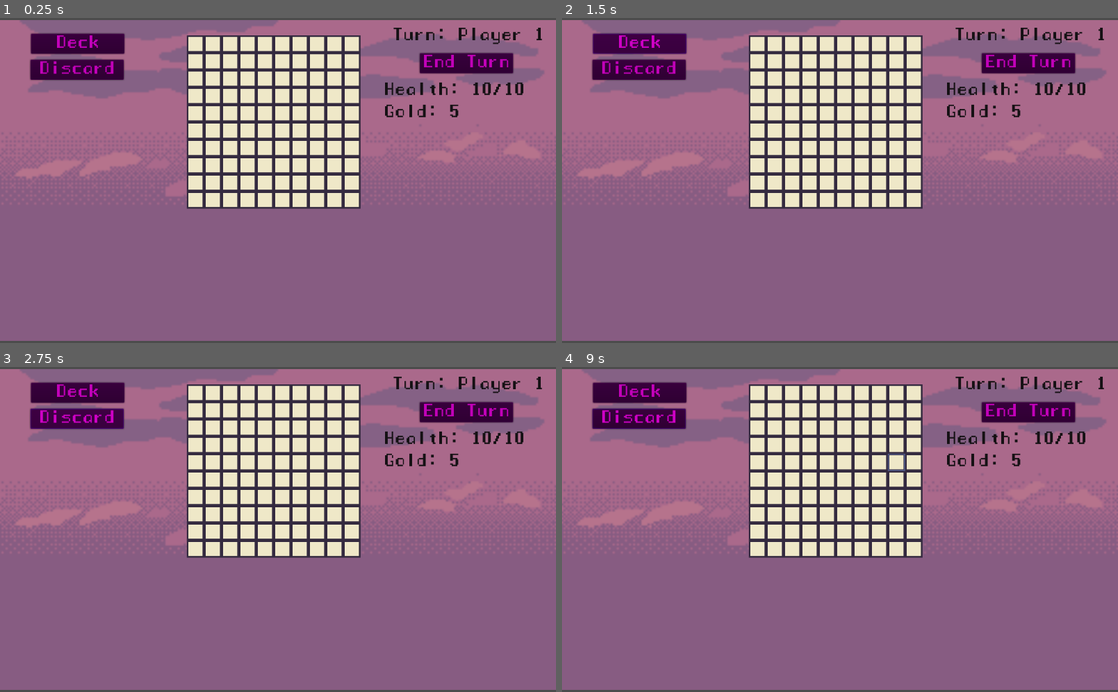
Above: before the commit, frames 1-4 (two rows, left to right).
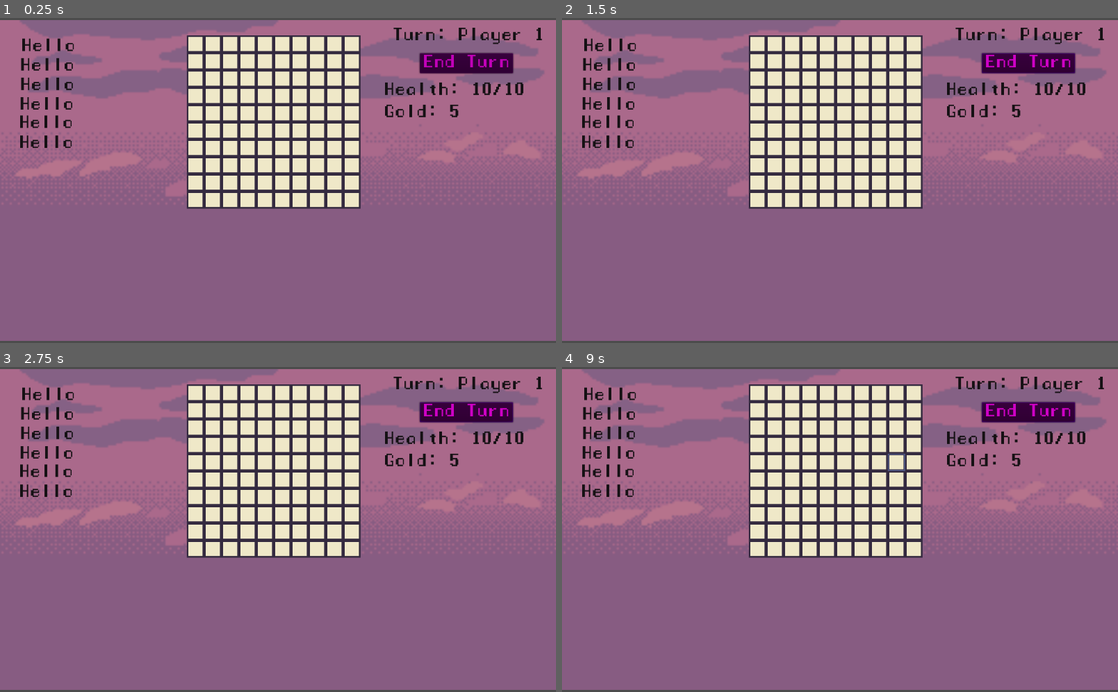
Above: after the commit, the same moments.

Repository: Valentino-02/Tactical-Game
Game: Godot game, scene res://src/battle/scenes/BattleScreen.tscn
The game is run twice, just before and just after one commit, with the same random seed, the same clock (stepped at 60 frames per second) and the same inputs. The project has no main scene, so this scene is started directly.
Inputs (mouse positions are in pixels of both pictures, inside the frame that each line leads up to):
- Up to frame 1 (0.25 s): no input
- Up to frame 2 (1.5 s): click "End Turn" at 0.5 s; click (639, 44) at 1.25 s, where only the run before the commit has a clickable "Deck"
- Up to frame 3 (2.75 s): click (77, 419) at 2 s, where only the run before the commit has a clickable "Discard"
- Up to frame 4 (9 s): click "End Turn" at 2.75 s; click (639, 393) at 3.5 s, where only the run before the commit has a clickable "Deck"; click (639, 419) at 4.25 s, where only the run before the commit has a clickable "Discard"; click "End Turn" at 5 s; click (639, 393) at 5.75 s, where only the run before the commit has a clickable "Deck"; click (639, 419) at 6.5 s, where only the run before the commit has a clickable "Discard"; tap Enter at 7.25, 8.75 s; move the mouse to (962, 513) at 7.27 s; click (962, 513) at 7.42 s; tap Space at 8 s; move the mouse to (728, 545) at 8.02 s; click (728, 545) at 8.17 s; move the mouse to (895, 458) at 8.77 s; click (895, 458) at 8.92 s

The runs differ from the first frame. In frame 1, 2.9% of the frame differs, in the area x 3-23%, y 4-40%; in frame 2, 2.9%, in the area x 3-93%, y 4-40%; in frame 3, 2.9%; in frame 4, 2.9%.
Error in both runs: Invalid get index 'MAP_SIZE' (on base: 'Nil'). (res://src/battle/scenes/battle_screen.gd:22)

Commit message:
battle playable

Diff:
--- a/src/battle/scenes/AvatarUnit.tscn
+++ b/src/battle/scenes/AvatarUnit.tscn
@@ -22,6 +22,15 @@
 [node name="AvatarUnit" type="Node2D"]
 script = ExtResource( 1 )
 
+[node name="ColorRect" type="ColorRect" parent="."]
+margin_left = -7.0
+margin_top = 5.0
+margin_right = 6.0
+margin_bottom = 11.0
+__meta__ = {
+"_edit_use_anchors_": false
+}
+
 [node name="AnimatedSprite" type="AnimatedSprite" parent="."]
 frames = SubResource( 3 )
 animation = "idle"
--- a/src/battle/scenes/BattleScreen.tscn
+++ b/src/battle/scenes/BattleScreen.tscn
@@ -141,30 +141,6 @@
 "_edit_use_anchors_": false
 }
 
-[node name="Deck" type="Button" parent="."]
-modulate = Color( 0.866667, 0.00784314, 0.827451, 1 )
-margin_left = -287.0
-margin_top = -3.0
-margin_right = -115.0
-margin_bottom = 34.0
-custom_fonts/font = ExtResource( 8 )
-text = "Deck"
-__meta__ = {
-"_edit_use_anchors_": false
-}
-
-[node name="Discard" type="Button" parent="."]
-modulate = Color( 0.866667, 0.00784314, 0.827451, 1 )
-margin_left = -288.0
-margin_top = 45.0
-margin_right = -116.0
-margin_bottom = 82.0
-custom_fonts/font = ExtResource( 8 )
-text = "Discard"
-__meta__ = {
-"_edit_use_anchors_": false
-}
-
 [node name="Turn" type="Label" parent="."]
 modulate = Color( 0.0862745, 0.0705882, 0.0823529, 1 )
 margin_left = 379.0
@@ -205,6 +181,85 @@
 position = Vector2( -304, 376 )
 script = ExtResource( 9 )
 
+[node name="Display" type="Control" parent="."]
+margin_left = -313.0
+margin_top = 1.0
+margin_right = -38.0
+margin_bottom = 308.0
+__meta__ = {
+"_edit_use_anchors_": false
+}
+
+[node name="UnitName" type="Label" parent="Display"]
+modulate = Color( 0.0862745, 0.0705882, 0.0823529, 1 )
+margin_left = 8.0
+margin_top = 5.0
+margin_right = 288.0
+margin_bottom = 36.0
+custom_fonts/font = ExtResource( 8 )
+text = "Hello"
+__meta__ = {
+"_edit_use_anchors_": false
+}
+
+[node name="Health" type="Label" parent="Display"]
+modulate = Color( 0.0862745, 0.0705882, 0.0823529, 1 )
+margin_left = 6.0
+margin_top = 41.0
+margin_right = 286.0
+margin_bottom = 72.0
+custom_fonts/font = ExtResource( 8 )
+text = "Hello"
+__meta__ = {
+"_edit_use_anchors_": false
+}
+
+[node name="Damage" type="Label" parent="Display"]
+modulate = Color( 0.0862745, 0.0705882, 0.0823529, 1 )
+margin_left = 6.0
+margin_top = 77.0
+margin_right = 286.0
+margin_bottom = 108.0
+custom_fonts/font = ExtResource( 8 )
+text = "Hello"
+__meta__ = {
+"_edit_use_anchors_": false
+}
+
+[node name="Defence" type="Label" parent="Display"]
+modulate = Color( 0.0862745, 0.0705882, 0.0823529, 1 )
+margin_left = 5.0
+margin_top = 113.0
+margin_right = 285.0
+margin_bottom = 144.0
+custom_fonts/font = ExtResource( 8 )
+text = "Hello"
+__meta__ = {
+"_edit_use_anchors_": false
+}
+
+[node name="Range" type="Label" parent="Display"]
+modulate = Color( 0.0862745, 0.0705882, 0.0823529, 1 )
+margin_left = 4.0
+margin_top = 147.0
+margin_right = 284.0
+margin_bottom = 178.0
+custom_fonts/font = ExtResource( 8 )
+text = "Hello"
+__meta__ = {
+"_edit_use_anchors_": false
+}
+
+[node name="Movement" type="Label" parent="Display"]
+modulate = Color( 0.0862745, 0.0705882, 0.0823529, 1 )
+margin_left = 4.0
+margin_top = 184.0
+margin_right = 284.0
+margin_bottom = 215.0
+custom_fonts/font = ExtResource( 8 )
+text = "Hello"
+__meta__ = {
+"_edit_use_anchors_": false
+}
+
 [connection signal="pressed" from="EndTurn" to="." method="_on_EndTurn_pressed"]
-[connection signal="pressed" from="Deck" to="." method="_on_Deck_pressed"]
-[connection signal="pressed" from="Discard" to="." method="_on_Discard_pressed"]
--- a/src/battle/scenes/avatar_unit.gd
+++ b/src/battle/scenes/avatar_unit.gd
@@ -2,10 +2,15 @@
 
 
 var has_acted setget set_has_acted
+var player_id
 var info
 
 func _ready():
-	pass
+	if player_id == 1:
+		$ColorRect.modulate = Color(0.2, 0.2, 0.8)
+	if player_id == 2:
+		$ColorRect.modulate = Color(0.8, 0.2, 0.2)
+
 
 func update_texture(texture: Texture):
 	var reference_frames: SpriteFrames = $AnimatedSprite.frames
@@ -29,6 +34,8 @@
 func set_has_acted(value):
 	has_acted = value
 	if has_acted:
+		print("has_acted")
 		modulate = Color(0.5, 0.5, 0.5)
 	if !has_acted:
+		print("has_not_acted")
 		modulate = Color(1, 1, 1)
--- a/src/battle/scenes/battle_screen.gd
+++ b/src/battle/scenes/battle_screen.gd
@@ -32,15 +32,44 @@
 	if _is(S.card_selected):
 		_selected_card.global_position = mouse_pos + _selected_card_offset
 
+	if is_mouse_on_map and battle_manager.GRID.has_unit(mouse_tile_pos):
+		var unit
+		if unit != battle_manager.GRID.get_unit(mouse_tile_pos):
+			unit = battle_manager.GRID.get_unit(mouse_tile_pos)
+			$Display/Damage.text = str("Damage: ",unit._damage)
+			$Display/Defence.text = str("Defence: ",unit._defence)
+			$Display/Health.text = str("Health: ",unit.health)
+			$Display/Movement.text = str("Movement: ",unit._movement)
+			$Display/Range.text = str("Range: ",unit._min_range,"/",unit._max_range)
+			$Display/UnitName.text = str("Name: ",unit._name)
+	if is_mouse_on_map and !battle_manager.GRID.has_unit(mouse_tile_pos):
+			$Display/Damage.text = str("Damage: ")
+			$Display/Defence.text = str("Defence: ")
+			$Display/Health.text = str("Helath: ")
+			$Display/Movement.text = str("Movement: ")
+			$Display/Range.text = str("Range: ")
+			$Display/UnitName.text = str("Name: ")
+
 	if event is InputEventMouseButton:
 		if event.button_index == BUTTON_LEFT:
 
 			if event.pressed:
+				if _is(S.selecting_target):
+					if mouse_tile_pos == _selected_unit.pos:
+						_selected_unit.has_acted = true
+						_go(S.idle)
+					elif mouse_tile_pos in _attack_tiles and battle_manager.GRID.has_unit(mouse_tile_pos):
+						var unit = battle_manager.GRID.get_unit(mouse_tile_pos)
+						if unit._player_id != _selected_unit._player_id:
+							battle_manager.attack(_selected_unit.pos, mouse_tile_pos)
+							_selected_unit.has_acted = true
+							_go(S.idle)
+
 				if _is(S.moving_unit):
 					if mouse_tile_pos == _selected_unit.pos:
 						_go(S.selecting_target)
 					elif mouse_tile_pos in _move_tiles:
-						_move_unit(mouse_tile_pos)
+						battle_manager.move_unit(_selected_unit.pos, mouse_tile_pos)
 						_go(S.selecting_target)
 					else:
 						_go(S.idle)
@@ -49,22 +78,17 @@
 					if is_mouse_on_map:
 						if battle_manager.GRID.has_unit(mouse_tile_pos):
 							var unit = battle_manager.GRID.get_unit(mouse_tile_pos)
-							if !unit.has_acted:
+							if !unit.has_acted and unit._player_id == battle_manager._player_on_turn._player_id:
 								_selected_unit = unit
 								_go(S.moving_unit)
 
 			else:
 				if _is(S.card_selected):
 					if is_mouse_on_map and !battle_manager.GRID.is_ocupied(mouse_tile_pos):
-						_play_card(mouse_tile_pos)
+						battle_manager.play_card(_selected_card, mouse_tile_pos)
 						_go(S.idle)
 					_go(S.idle)
 
-func _play_card(mouse_tile_pos):
-	battle_manager.play_card(_selected_card, mouse_tile_pos)
-
-func _move_unit(to: Vector2):
-	battle_manager.move_unit(_selected_unit.pos, to)
 
 func set_is_mouse_on_map(value):
 	is_mouse_on_map = value
@@ -135,8 +159,8 @@
 func _connect_signals() -> void:
 	battle_manager._player_1.connect("card_drawn", self, "_on_card_drawn")
 	battle_manager._player_2.connect("card_drawn", self, "_on_card_drawn")
-	battle_manager._player_1.connect("card_discarded", self, "_on_card_discarded")
-	battle_manager._player_2.connect("card_discarded", self, "_on_card_discarded")
+	battle_manager._player_1.connect("card_used", self, "_on_card_used")
+	battle_manager._player_2.connect("card_used", self, "_on_card_used")
 	battle_manager._player_1.connect("health_changed", self, "_on_health_changed")
 	battle_manager._player_2.connect("health_changed", self, "_on_health_changed")
 	battle_manager._player_1.connect("gold_changed", self, "_on_gold_changed")
@@ -147,11 +171,13 @@
 		card.connect("card_clicked", self, "_on_card_clicked")
 	battle_manager.connect("unit_added", board, "_on_unit_added")
 	battle_manager.connect("unit_moved", board, "_on_unit_moved")
+	battle_manager.connect("unit_died", board, "_on_unit_died")
+	battle_manager.connect("unit_has_acted", board, "_on_unit_has_acted")
 
 func _on_card_drawn(card) -> void:
 	hand.add_card(card)
 
-func _on_card_discarded(card) -> void:
+func _on_card_used(card) -> void:
 	hand.remove_card(card)
 
 func _on_health_changed(value) -> void:
@@ -162,19 +188,8 @@
 
 func _on_EndTurn_pressed():
 	battle_manager.change_turn()
+	_go(S.idle)
 	$Turn.text = str(battle_manager._player_on_turn)
-
-func _on_Deck_pressed():
-	if battle_manager.player_on_turn == 1:
-		print(battle_manager._player_1._deck)
-	if battle_manager.player_on_turn == 2:
-		print(battle_manager._player_2._deck)
-
-func _on_Discard_pressed():
-	if battle_manager.player_on_turn == 1:
-		print(battle_manager._player_1._discard_deck)
-	if battle_manager.player_on_turn == 2:
-		print(battle_manager._player_2._discard_deck)
 
 func _on_card_entered(card):
 	if _is(S.idle):
--- a/src/battle/scenes/board.gd
+++ b/src/battle/scenes/board.gd
@@ -32,7 +32,7 @@
 			attack.set_cellv(tile, 0)
 
 func set_tile_hovered(value):
-	if tile_hovered != value:
+	if tile_hovered != value and tile_hovered != null:
 		if !owner.is_mouse_on_map and value in map.get_used_cells():
 			owner.is_mouse_on_map = true
 		if owner.is_mouse_on_map and not value in map.get_used_cells():
@@ -45,8 +45,9 @@
 
 func _on_unit_added(unit):
 	var avatar_unit = _avatar_unit.instance()
+	avatar_unit.name = str(unit.pos)
+	avatar_unit.player_id = unit._player_id
 	avatar_holder.add_child(avatar_unit)
-	avatar_unit.name = str(unit.pos)
 	var offset = map.get_cell_size()/2
 	avatar_unit.position = map.map_to_world(unit.pos) + offset
 
@@ -54,3 +55,13 @@
 	var avatar = avatar_holder.get_node(str(from))
 	avatar.position += map.map_to_world(to - from)
 	avatar.name = str(to)
+
+func _on_unit_died(unit):
+	var dead_avatar = avatar_holder.get_node(str(unit.pos))
+	avatar_holder.remove_child(dead_avatar)
+	dead_avatar.queue_free()
+
+func _on_unit_has_acted(has, unit):
+	print("oi")
+	var avatar = avatar_holder.get_node(str(unit.pos))
+	avatar.has_acted = has
--- a/src/battle/systems/battle_manager.gd
+++ b/src/battle/systems/battle_manager.gd
@@ -2,14 +2,18 @@
 class_name BattleManager
 
 const GRID = preload("res://src/battle/systems/grid.tres")
-const MAP_SIZE = Vector2(10, 10)
+const MAP_SIZE := Vector2(10, 10)
 
 signal unit_added(unit)
 signal unit_moved(from, to)
+signal unit_died(unit)
+signal unit_has_acted(has, unit)
 
-var _player_1
-var _player_2
-var _player_on_turn
+var _player_1: Player
+var _player_2: Player
+var _player_on_turn: Player
+var _player_1_units: Array
+var _player_2_units: Array
 
 
 func _init(deck_1, deck_2):
@@ -22,10 +26,14 @@
 		_player_on_turn = _player_2
 		_player_1.end_turn()
 		_player_2.start_turn()
+		for unit in _player_2_units:
+			unit.has_acted = false
 	elif _player_on_turn == _player_2:
 		_player_on_turn = _player_1
 		_player_2.end_turn()
 		_player_1.start_turn()
+		for unit in _player_1_units:
+			unit.has_acted = false
 
 func play_card(card, pos: Vector2)-> void:
 	var player_id = card.player_id
@@ -34,7 +42,12 @@
 
 	if card.info._type == "unit":
 		var unit = Unit.new(card.info._info_array, pos, player_id)
+		unit.card_reference_name = card.name
 		GRID.add_unit(unit, pos)
+		if player_id == 1: _player_1_units.append(unit)
+		if player_id == 2: _player_2_units.append(unit)
+		unit.connect("died", self, "_on_unit_died")
+		unit.connect("has_acted", self, "_on_unit_has_acted")
 		emit_signal("unit_added", unit)
 
 func move_unit(from: Vector2, to: Vector2) -> void:
@@ -46,6 +59,23 @@
 func attack(attacker_pos, defender_pos) -> void:
 	var attacker = GRID.get_unit(attacker_pos)
 	var defender =  GRID.get_unit(defender_pos)
-	assert(attacker.player != defender.player,
+	assert(attacker._player_id != defender._player_id,
 		"attacker %s and defender %s are from the same team" %[attacker, defender])
 	defender.receive_attack(attacker)
+
+
+func _on_unit_died(unit):
+	emit_signal("unit_died", unit)
+	print(GRID.has_unit(unit.pos))
+	GRID.remove_unit(unit.pos)
+	print(GRID.has_unit(unit.pos))
+	if unit._player_id == 1:
+		_player_1_units.erase(unit)
+		_player_1.return_card(unit.card_reference_name)
+	if unit._player_id == 2:
+		_player_2_units.erase(unit)
+		_player_2.return_card(unit.card_reference_name)
+	unit.queue_free()
+
+func _on_unit_has_acted(has, unit):
+	emit_signal("unit_has_acted",has, unit)
--- a/src/battle/systems/grid.gd
+++ b/src/battle/systems/grid.gd
@@ -39,7 +39,7 @@
 	assert(is_in_grid(pos), "%s is not part of the grid" %pos)
 	assert(has_unit(pos), "%s doesnt have a unit" %pos)
 	grid[_str(pos)].unit = null
-	grid[_str(pos)].walkable = true
+	grid[_str(pos)].ocupied = false
 
 func get_unit(pos: Vector2) -> Unit:
 	assert(is_in_grid(pos), "%s is not part of the grid" %pos)
--- a/src/battle/systems/player.gd
+++ b/src/battle/systems/player.gd
@@ -3,7 +3,7 @@
 
 
 signal card_drawn(card)
-signal card_discarded(card)
+signal card_used(card)
 signal health_changed(value)
 signal gold_changed(value)
 
@@ -16,6 +16,7 @@
 var _deck := []
 var _discard_deck := []
 var _hand := []
+var _void_deck := []
 var _player_id
 
 
@@ -48,15 +49,15 @@
 		_hand.append(card)
 		emit_signal("card_drawn", card)
 
-func discard(card) -> void:
+func void_card(card) -> void:
 	assert(_hand.has(card), "%s not in hand" %card)
 	_hand.erase(card)
-	_discard_deck.append(card)
-	emit_signal("card_discarded", card)
+	_void_deck.append(card)
+	emit_signal("card_used", card)
 
 func discard_hand() -> void:
 	for card in _hand:
-		emit_signal("card_discarded", card)
+		emit_signal("card_used", card)
 	_discard_deck.append_array(_hand.duplicate())
 	_hand.clear()
 
@@ -65,10 +66,16 @@
 	_deck.shuffle()
 	_discard_deck.clear()
 
+func return_card(card_name) -> void:
+	for card in _void_deck:
+		if card.name == card_name:
+			_void_deck.erase(card)
+			_discard_deck.append(card)
+
 func play_card(card) -> void:
 	assert(_hand.has(card), "%s not in hand" %card)
 	assert(card.info._cost <= gold, "not enough gold to play %s" %card)
-	discard(card)
+	void_card(card)
 	self.gold -= card.info._cost
 
 func can_play(card) -> bool:
--- a/src/battle/systems/unit.gd
+++ b/src/battle/systems/unit.gd
@@ -2,10 +2,15 @@
 class_name Unit
 
 
-var health: int
+signal died(unit)
+signal has_acted(has, unit)
+
+var health: int setget set_health
 var pos : Vector2
-var has_acted : bool
+var has_acted : bool setget set_has_acted
+var card_reference_name
 
+var _card_info
 var _player_id = null
 var _name: String
 var _is_archer : bool
@@ -24,6 +29,7 @@
 	if card_info[0] != "unit":
 		print("card info type is not unit")
 		return
+	_card_info = card_info
 	_name = card_info[1]
 	_cost = card_info[2]
 	_max_health = card_info[3]
@@ -47,4 +53,15 @@
 	if (damage - _defence) <= 0:
 		health -= 1
 	else:
-		health -= (damage - _defence)
+		self.health -= (damage - _defence)
+
+func set_health(value):
+	health = value
+	health = clamp(health, 0, _max_health)
+	if health == 0:
+		print("oi")
+		emit_signal("died", self)
+
+func set_has_acted(value):
+	has_acted = value
+	emit_signal("has_acted", value, self)
